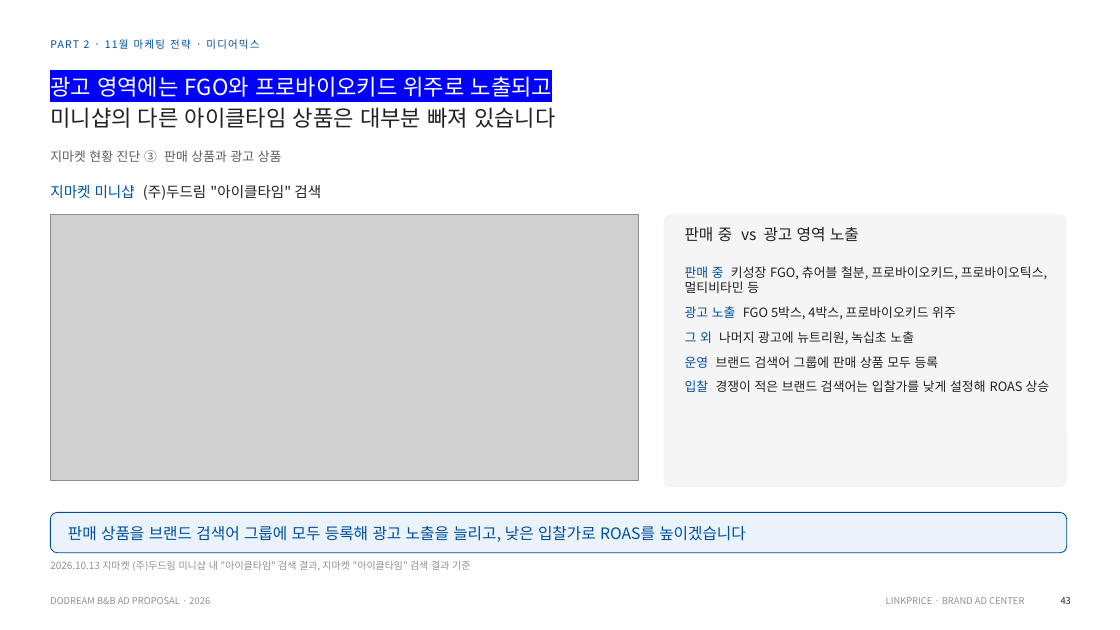
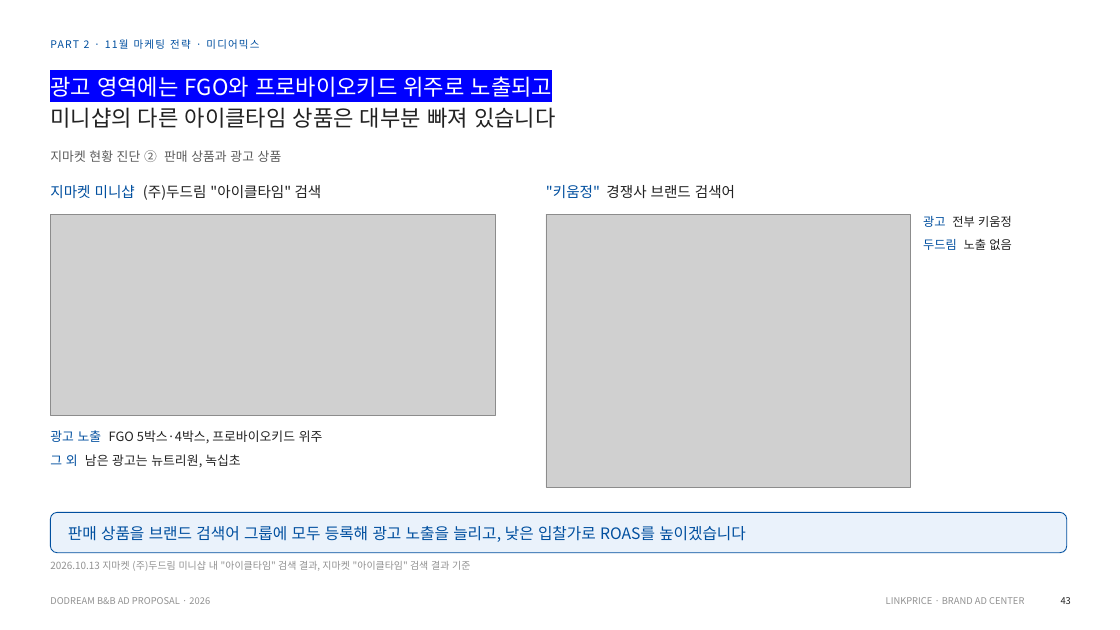
Before and after one commit to sonnet24/mypage, a slide deck: slide 9 of 쿠팡_오픈마켓_11월_261013_취합본.pptx (slide 10 before the commit). Drawn at 1120x630 pixels with LibreOffice and Linux fonts; fonts in the diff are those of the drawing; grey boxes stand for pictures. Boxes give left, top, right and bottom in pixels: in the first picture for what was removed or moved away, otherwise in the second. Text is boxed around its words. In the diff, an @@ line names an element or a change of style, - is before the commit and + after.

```diff
--- a/쿠팡_오픈마켓_11월_261013_취합본.pptx
+++ b/쿠팡_오픈마켓_11월_261013_취합본.pptx
@@ text at [50,150,282,162]: text changed @@
-지마켓 현황 진단 ③ 판매 상품과 광고 상품
+지마켓 현황 진단 ② 판매 상품과 광고 상품
@@ text added at [546,185,735,198], 12.5 pt, text #222222 @@
+"키움정" 경쟁사 브랜드 검색어
@@ picture: place and size @@
-picture at [50,214,639,481]
+picture at [50,214,495,416]
@@ picture added at [546,214,911,487] @@
@@ rounded rectangle removed at [664,214,1067,487] @@
@@ text removed at [685,227,859,241] @@
-판매 중 vs 광고 영역 노출
@@ text added at [923,216,1012,250], 10.5 pt, text #222222 @@
+광고 전부 키움정
+두드림 노출 없음
@@ text at [50,430,323,467]: text changed @@
-판매 중 키성장 FGO, 츄어블 철분, 프로바이오키드, 프로바이오틱스, 멀티비타민 등
-광고 노출 FGO 5박스, 4박스, 프로바이오키드 위주
-그 외 나머지 광고에 뉴트리원, 녹십초 노출
-운영 브랜드 검색어 그룹에 판매 상품 모두 등록
-입찰 경쟁이 적은 브랜드 검색어는 입찰가를 낮게 설정해 ROAS 상승
+광고 노출 FGO 5박스·4박스, 프로바이오키드 위주
+그 외 남은 광고는 뉴트리원, 녹십초
```
Also in this commit, not shown: 5 other slides changed, 1 slide removed.
